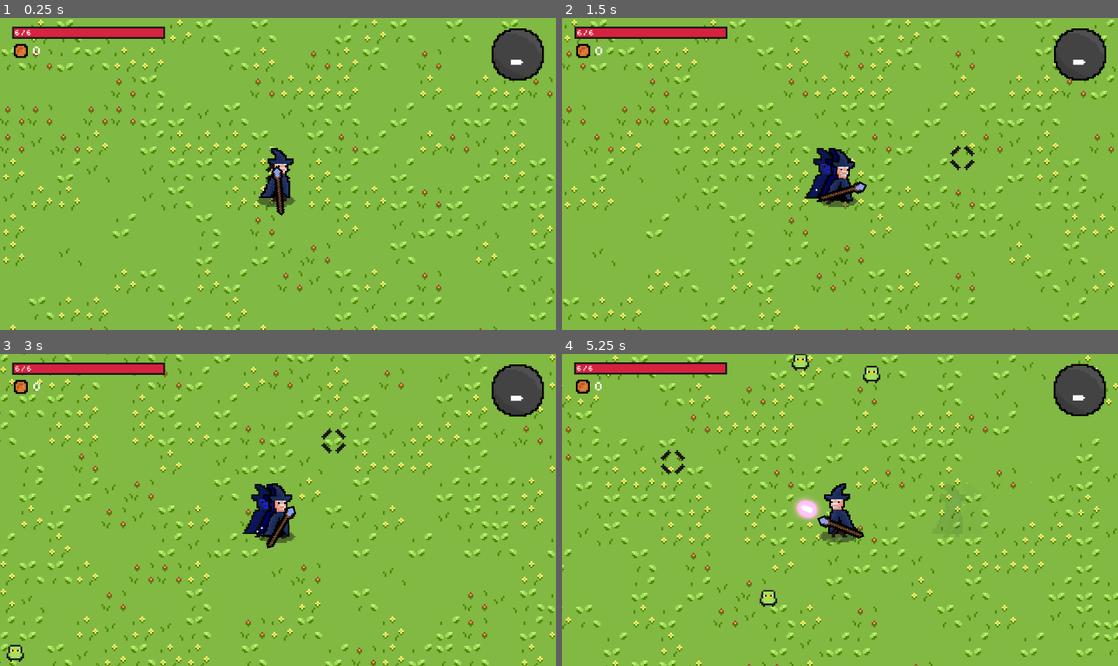
Above: before the commit, frames 1-4 (two rows, left to right).
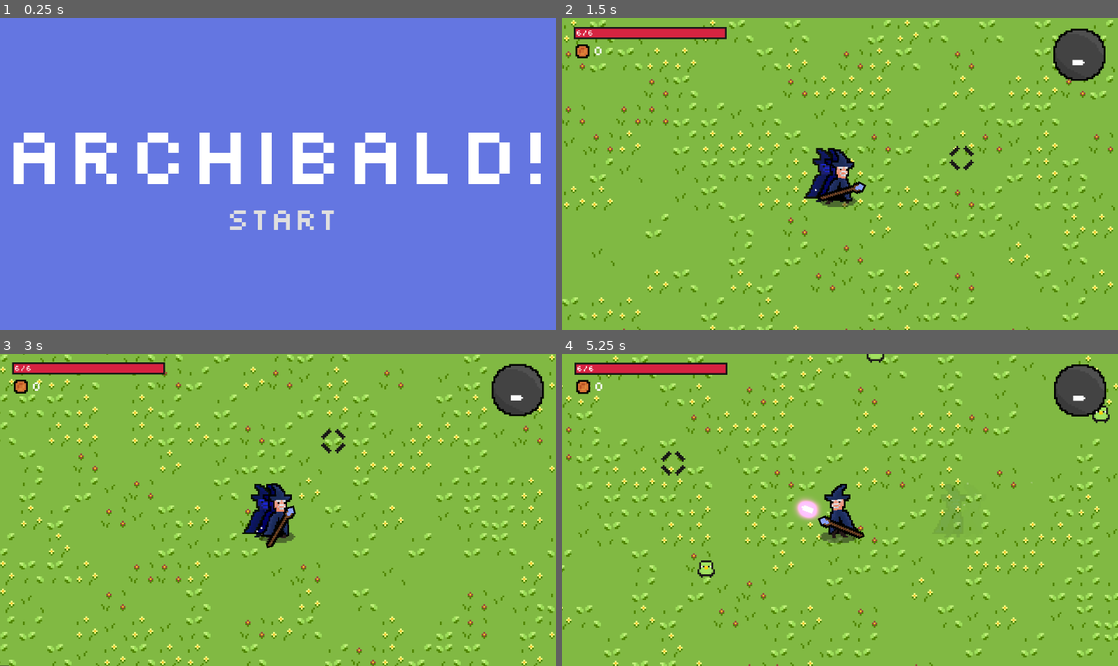
Above: after the commit, the same moments.

Repository: Henry-H08/Archibald
Game: Godot game, scene res://main/main.tscn
The game is run twice, just before and just after one commit, with the same random seed, the same clock (stepped at 60 frames per second) and the same inputs.
Inputs (mouse positions are in pixels of both pictures, inside the frame that each line leads up to):
- Up to frame 1 (0.25 s): no input
- Up to frame 2 (1.5 s): click (845, 220) at 0.5 s, where only the run after the commit has a clickable "Start"; move the mouse to (962, 158) at 1.27 s; hold D (right) from 1.28 s (still down); tap Shift (dash) at 1.35 s
- Up to frame 3 (3 s): move the mouse to (166, 525) at 2.02 s; release D (right) at 2.03 s; hold S (down) 2.03-2.78 s; click (166, 525) at 2.1 s; move the mouse to (333, 441) at 2.77 s; hold D (right) from 2.78 s (still down); tap Shift (dash) at 2.85 s
- Up to frame 4 (5.25 s): move the mouse to (812, 572) at 3.52 s; release D (right) at 3.53 s; hold W (up) 3.53-4.28 s; click (812, 572) at 3.6 s; move the mouse to (1006, 556) at 4.27 s; hold A (left) from 4.28 s (still down); tap Shift (dash) at 4.35 s; move the mouse to (673, 463) at 5.02 s; click (673, 463) at 5.1 s

The runs differ from the first frame. In frame 1, 100% of the frame differs, in the area x 0-100%, y 0-100%; in frame 2, 5.7%; in frame 3, 4.1%; in frame 4, 5.3%.

Commit message:
start page

Diff:
--- a/enemy/coin.gd
+++ b/enemy/coin.gd
@@ -20,3 +20,7 @@
 		queue_free()
 		body.get_coin()
 		print("h")
+
+func _process(delta: float) -> void:
+	if Global.player_health <= 0:
+		queue_free()
--- a/general/global.gd
+++ b/general/global.gd
@@ -1,7 +1,7 @@
 extends Node2D
 
 var player_position = 0
-var player_health = 0
+var player_health = 6
 var mana = 0
 var full_mana = 0
 var coins = 0
--- a/player/player.gd
+++ b/player/player.gd
@@ -14,6 +14,7 @@
 @onready var temp: Timer = $temp
 @onready var camera_2d: Camera2D = $Camera2D
 @onready var game_over: CanvasLayer = %GameOver
+@onready var start: CanvasLayer = %start
 
 
 var input := Vector2.ZERO
@@ -31,6 +32,7 @@
 var rotate_speed = 0.5
 signal dead
 
+var started = 0
 
 func _ready():
 	health_bar.init_health(health)
@@ -38,6 +40,12 @@
 	Global.full_mana = mana
 	rotate_start = rotation
 	Input.set_mouse_mode(Input.MOUSE_MODE_HIDDEN)
+	Global.player_health = health
+	if started == 0:
+		%start.visible = true
+		get_tree().paused = true
+		started += 1
+
 
 func _physics_process(delta):
 	mana = Global.mana
@@ -162,9 +170,19 @@
 
 
 
-func _on_button_pressed() -> void:
+
+
+func _on_restart_button_pressed() -> void:
 	Input.set_mouse_mode(Input.MOUSE_MODE_VISIBLE)
 	get_tree().paused = false
 	get_tree().reload_current_scene()
+
 	%GameOver.visible = false
 	Input.set_mouse_mode(Input.MOUSE_MODE_HIDDEN)
+
+
+
+
+func _on_start_button_pressed() -> void:
+	%start.visible = false
+	get_tree().paused = false
--- a/player/player.tscn
+++ b/player/player.tscn
@@ -245,7 +245,7 @@
 text = "Game Over"
 uppercase = true
 
-[node name="Button" type="Button" parent="GameOver"]
+[node name="restart_button" type="Button" parent="GameOver"]
 process_mode = 3
 anchors_preset = 5
 anchor_left = 0.5
@@ -261,6 +261,64 @@
 text = "Restart"
 flat = true
 
+[node name="start" type="CanvasLayer" parent="."]
+unique_name_in_owner = true
+visible = false
+scale = Vector2(0.2, 0.2)
+transform = Transform2D(0.2, 0, 0, 0.2, 0, 0)
+
+[node name="ColorRect" type="ColorRect" parent="start"]
+anchors_preset = -1
+anchor_left = 0.342882
+anchor_top = 0.137346
+anchor_right = 1.0
+anchor_bottom = 1.0
+offset_left = -530.0
+offset_top = -459.0
+offset_right = 1258.0
+offset_bottom = 832.0
+grow_horizontal = 2
+grow_vertical = 2
+size_flags_horizontal = 4
+color = Color(0.396078, 0.466667, 0.886275, 1)
+
+[node name="Label" type="Label" parent="start/ColorRect"]
+layout_mode = 1
+anchors_preset = 8
+anchor_left = 0.5
+anchor_top = 0.5
+anchor_right = 0.5
+anchor_bottom = 0.5
+offset_left = -488.0
+offset_top = -75.4999
+offset_right = 458.0
+offset_bottom = 75.5001
+grow_horizontal = 2
+grow_vertical = 2
+theme_override_fonts/font = ExtResource("9_nvl01")
+theme_override_font_sizes/font_size = 150
+text = "ARCHIBALD!"
+uppercase = true
+
+[node name="start_button" type="Button" parent="start"]
+process_mode = 3
+anchors_preset = 5
+anchor_left = 0.5
+anchor_right = 0.5
+offset_left = 169.0
+offset_top = 205.0
+offset_right = 614.0
+offset_bottom = 500.0
+grow_horizontal = 2
+size_flags_horizontal = 4
+theme_override_fonts/font = ExtResource("9_nvl01")
+theme_override_font_sizes/font_size = 58
+text = "Start"
+flat = true
+
 [connection signal="timeout" from="GhostTimer" to="." method="_on_ghost_timer_timeout"]
 [connection signal="timeout" from="temp" to="." method="_on_temp_timeout"]
-[connection signal="pressed" from="GameOver/Button" to="." method="_on_button_pressed"]
+[connection signal="pressed" from="GameOver/restart_button" to="." method="_on_button_pressed"]
+[connection signal="pressed" from="GameOver/restart_button" to="." method="_on_restart_button_pressed"]
+[connection signal="pressed" from="start/start_button" to="." method="_on_button_pressed"]
+[connection signal="pressed" from="start/start_button" to="." method="_on_start_button_pressed"]
Not shown, changed: exports/Archibald!.html
Not shown, changed: exports/Archibald!.pck
